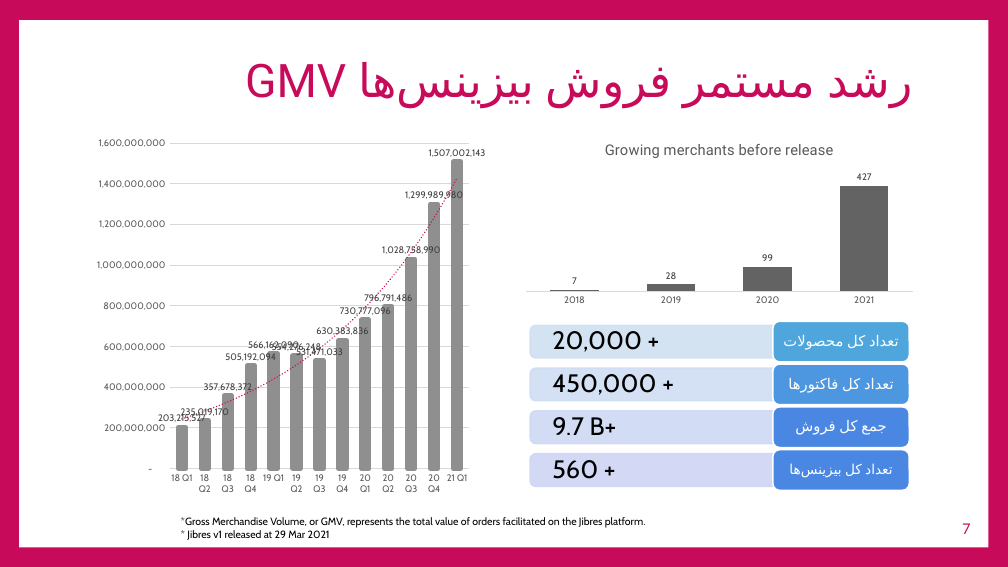
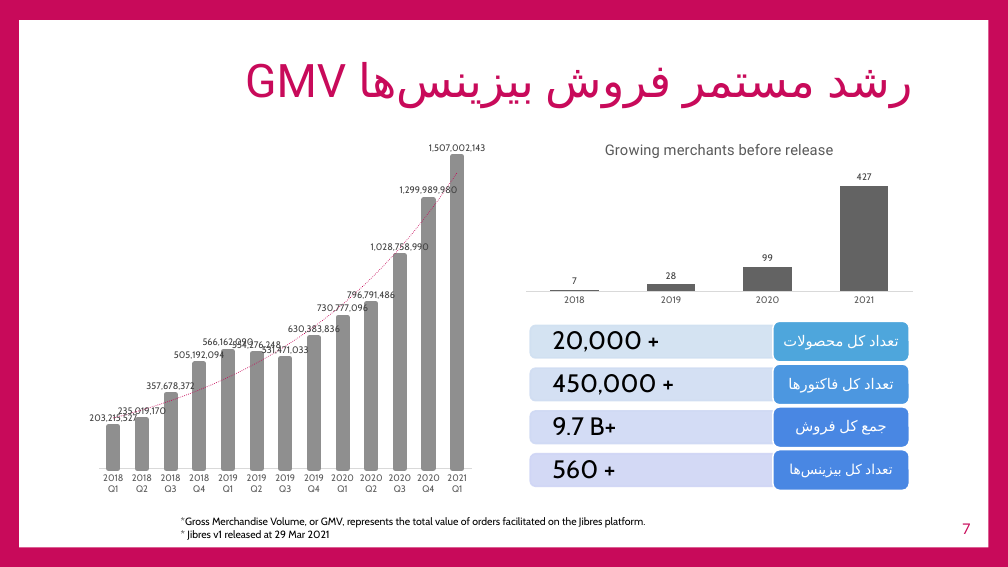
Before and after one commit to ghasemizade/talambar_cdn, a slide deck: slide 7 of business/PitchDeck/JIbres-PitchDeck-v1.pptx. Drawn at 1008x567 pixels with LibreOffice and Linux fonts; fonts in the diff are those of the drawing; background and template pictures are left out. Boxes give left, top, right and bottom in pixels: in the first picture for what was removed or moved away, otherwise in the second. Text is boxed around its words. In the diff, an @@ line names an element or a change of style, - is before the commit and + after.

```diff
--- a/business/PitchDeck/JIbres-PitchDeck-v1.pptx
+++ b/business/PitchDeck/JIbres-PitchDeck-v1.pptx
@@ column chart at [88, 130, 488, 503] @@
-categories: 18 Q1, 18 Q2, 18 Q3, 18 Q4, 19 Q1, 19 Q2, 19 Q3, 19 Q4, 20 Q1, 20 Q2, 20 Q3, 20 Q4, 21 Q1
+categories: 2018 Q1, 2018 Q2, 2018 Q3, 2018 Q4, 2019 Q1, 2019 Q2, 2019 Q3, 2019 Q4, 2020 Q1, 2020 Q2, 2020 Q3, 2020 Q4, 2021 Q1
@@ value axis changed @@
```
Also in this commit, not shown: 2 other slides changed, 3 other files.
